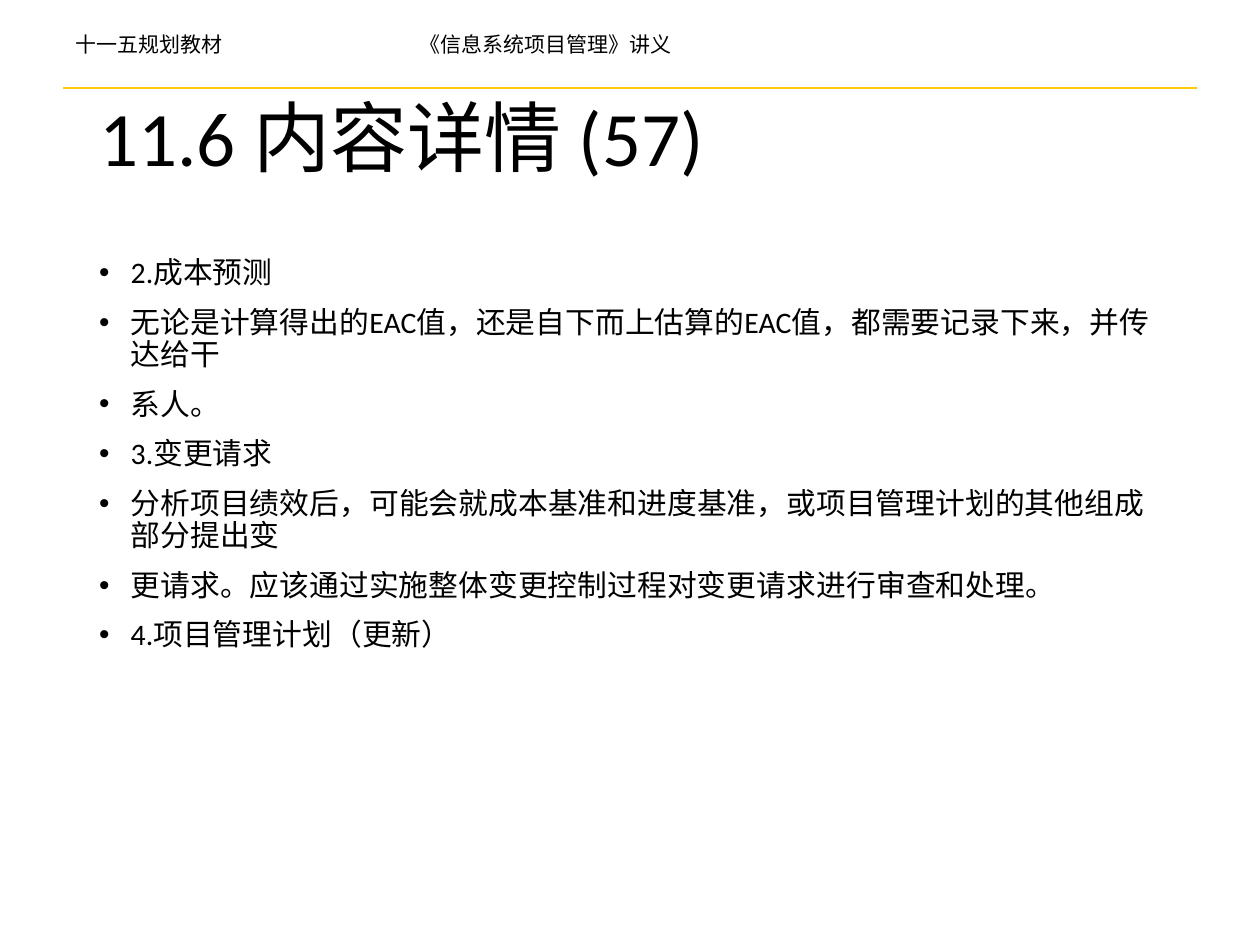
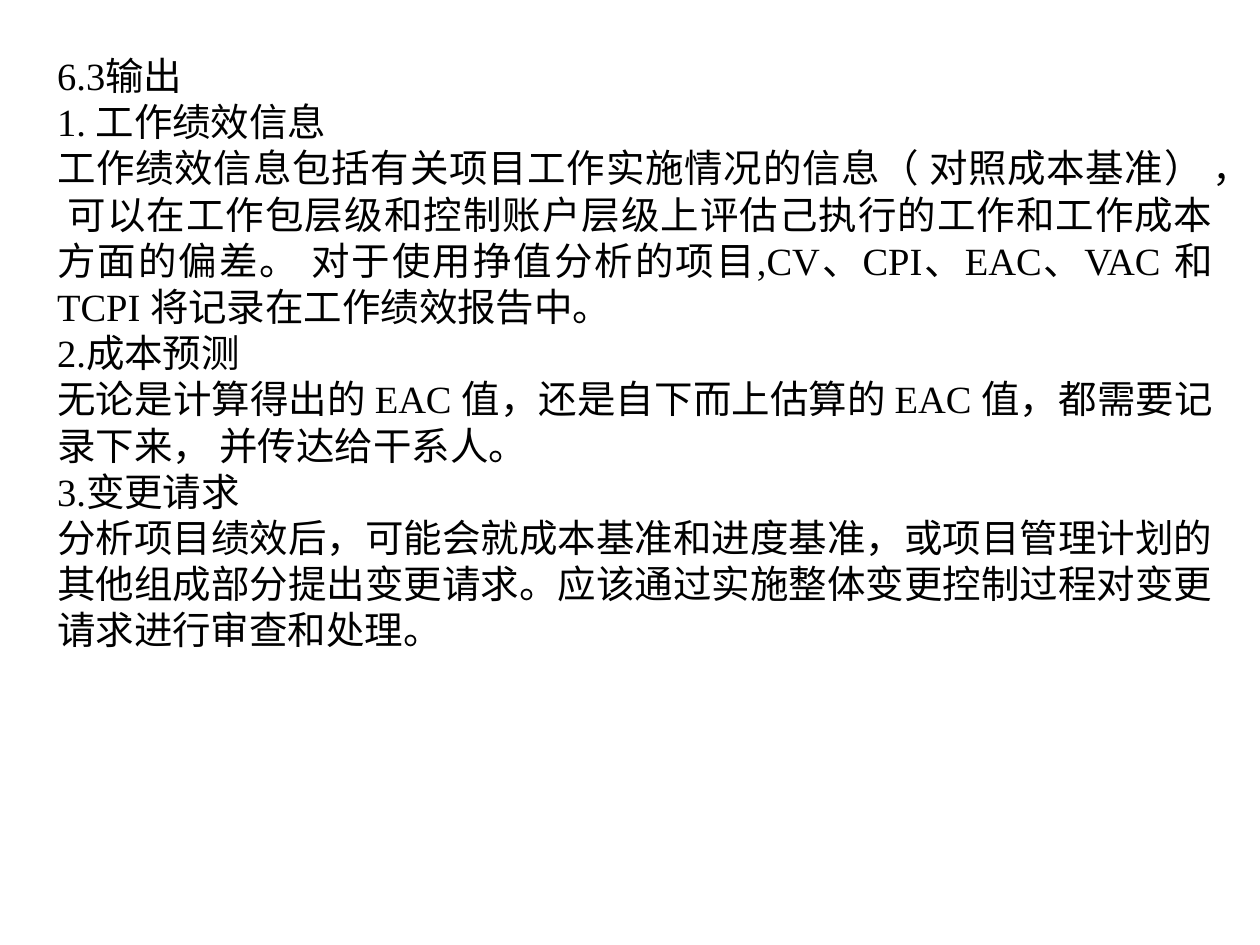
Before and after one commit to yanghui58/project_manager, a slide deck: slide 57 of 第5章 项目成本管理-yh.pptx (slide 103 before the commit). Drawn at 1260x945 pixels with LibreOffice and Linux fonts; fonts in the diff are those of the drawing; background and template pictures are left out. Boxes give left, top, right and bottom in pixels: in the first picture for what was removed or moved away, otherwise in the second. Text is boxed around its words. In the diff, an @@ line names an element or a change of style, - is before the commit and + after.

Commit message:
对项目成本管理进行了更新

```diff
--- a/第5章 项目成本管理-yh.pptx
+++ b/第5章 项目成本管理-yh.pptx
@@ text "6.3输出": place and size @@
-text "6.3输出" at box(131, 258, 1150, 648)
+text "6.3输出" at box(57, 60, 1213, 648)
@@ text removed at box(75, 34, 672, 54) @@
-十一五规划教材 《信息系统项目管理》讲义
@@ text at box(57, 60, 1213, 325): paragraphs added @@
+6.3输出
+1. 工作绩效信息
+工作绩效信息包括有关项目工作实施情况的信息（ 对照成本基准） ， 可以在工作包层级和控制账户层级上评估己执行的工作和工作成本方面的偏差。 对于使用挣值分析的项目,CV、CPI、EAC、VAC 和 TCPI 将记录在工作绩效报告中。
@@ line removed from (63, 88) to (1197, 88) @@
@@ title removed at box(99, 88, 704, 177) @@
-11.6 内容详情 (57)
@@ text at box(57, 337, 240, 509): size 17 to 22 pt, font Calibri to Times New Roman in "2.成本预测", "3.变更请求"; alignment left to justified; bullet • to none; line spacing 0.9 to 1; less space between paragraphs @@
@@ text at box(57, 380, 1212, 464): text changed; size 17 to 22 pt; font Calibri to Times New Roman @@
-• 无论是计算得出的EAC值，还是自下而上估算的EAC值，都需要记录下来，并传达给干
-• 系人。
+无论是计算得出的 EAC 值，还是自下而上估算的 EAC 值，都需要记录下来， 并传达给干系人。
@@ text at box(57, 519, 1212, 648): text changed; size 17 to 22 pt; font Calibri to Times New Roman @@
-• 分析项目绩效后，可能会就成本基准和进度基准，或项目管理计划的其他组成部分提出变
-• 更请求。应该通过实施整体变更控制过程对变更请求进行审查和处理。
-• 4.项目管理计划（更新）
+分析项目绩效后，可能会就成本基准和进度基准，或项目管理计划的其他组成部分提出变更请求。应该通过实施整体变更控制过程对变更请求进行审查和处理。
```
Also in this commit, not shown: 40 other slides changed, 11 slides added, 59 slides removed.
